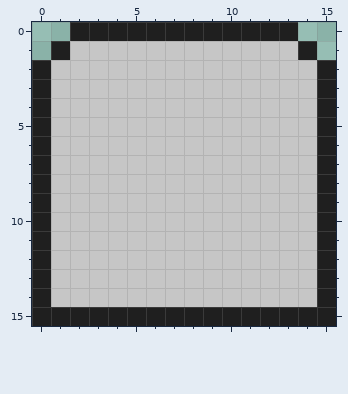
Pixel-art file -- assets/sprites/tab.aseprite. The picture above is the old version.
16x16 pixels, 1 frame.
New version:
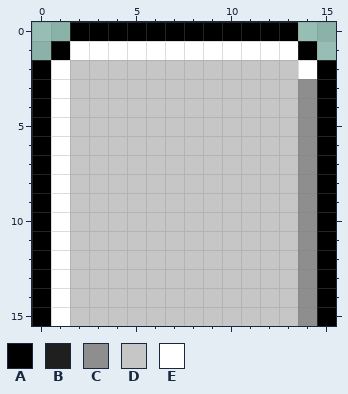
Palette (. is transparent): A #000000  B #1f1f1f  C #8e8e8e  D #c6c6c6  E #ffffff
Change:
y 0: x 2..13 BBBBBBBBBBBB -> AAAAAAAAAAAA
y 1: x 1..14 BDDDDDDDDDDDDB -> AEEEEEEEEEEEEA
y 2: x 0..1 BD -> AE; x 14..15 DB -> EA
y 3..14: x 0..1 BD -> AE; x 14..15 DB -> CA
y 15: x 0..15 BBBBBBBBBBBBBBBB -> AEDDDDDDDDDDDDCA
